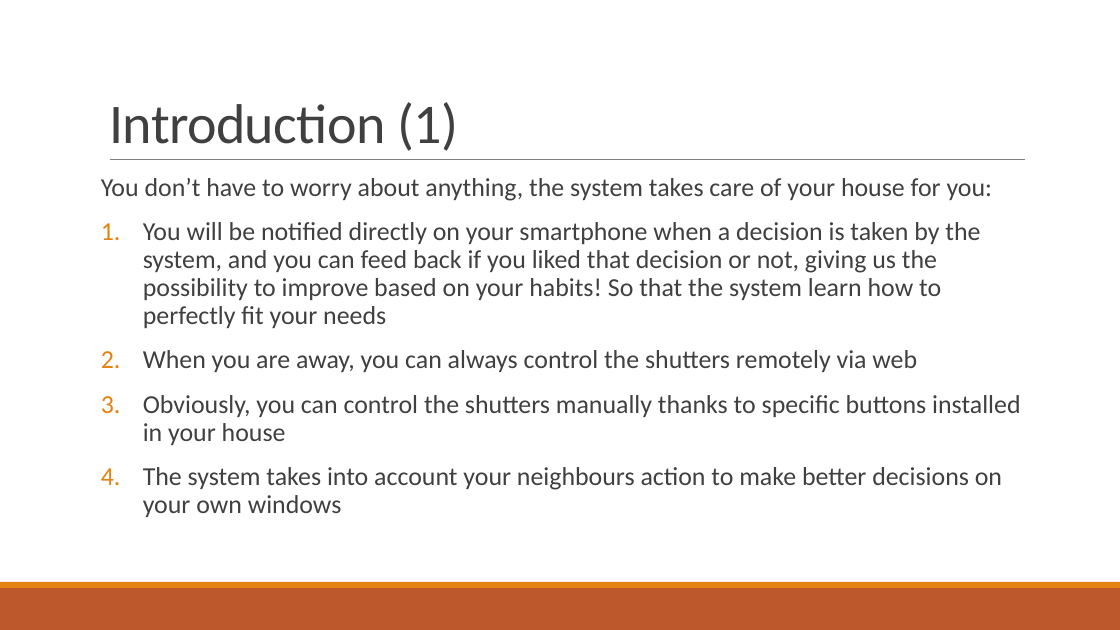
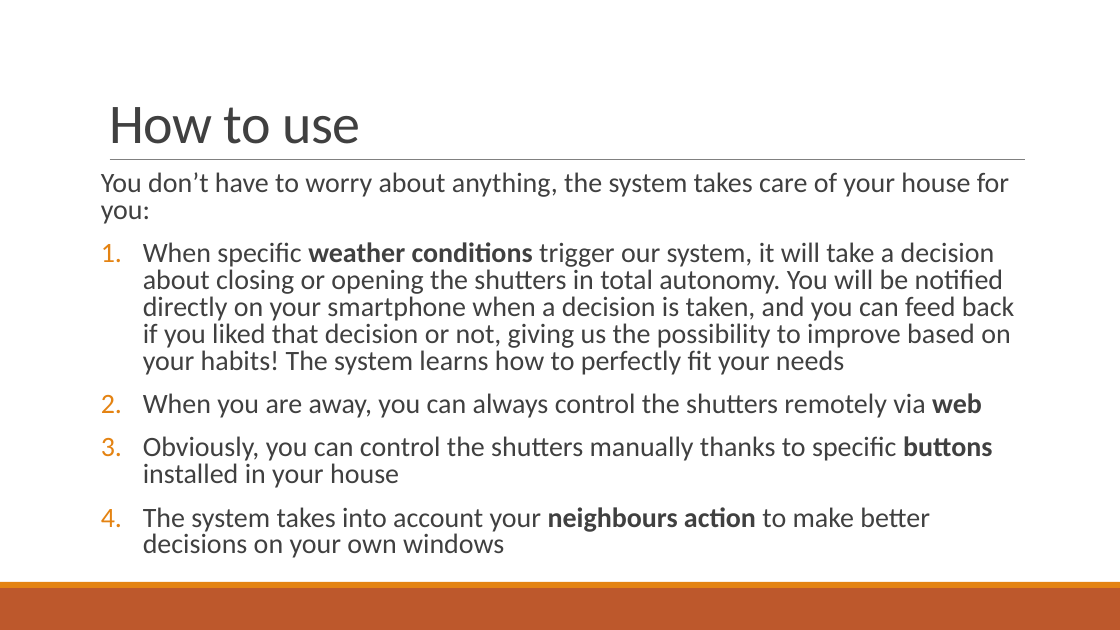
Before and after one commit to francescobaraldi/smart-neighborhood, a slide deck: slide 4 of Smart Neighborhood.pptx. Drawn at 1120x630 pixels with LibreOffice and Linux fonts; fonts in the diff are those of the drawing. Boxes give left, top, right and bottom in pixels: in the first picture for what was removed or moved away, otherwise in the second. Text is boxed around its words. In the diff, an @@ line names an element or a change of style, - is before the commit and + after.

```diff
--- a/Smart Neighborhood.pptx
+++ b/Smart Neighborhood.pptx
@@ title at [109,107,360,144]: text changed @@
-Introduction (1)
+How to use
@@ text at [101,172,1009,558]: size 22.2 to 24 pt in "You don’t have to worry about anything, ...", "When you are away, you can always ...", "Obviously, you can control the shutters manually ...", "The system takes into account your neighbours ..."; bold on in "web", "buttons", "neighbours action"; line spacing 0.9 to 0.8 @@
@@ text at [143,242,1015,375]: text changed; size 22.2 to 24 pt @@
-1. You will be notified directly on your smartphone when a decision is taken by the system, and you can feed back if you liked that decision or not, giving us the possibility to improve based on your habits! So that the system learn how to perfectly fit your needs
+1. When specific weather conditions trigger our system, it will take a decision about closing or opening the shutters in total autonomy. You will be notified directly on your smartphone when a decision is taken, and you can feed back if you liked that decision or not, giving us the possibility to improve based on your habits! The system learns how to perfectly fit your needs
```
Also in this commit, not shown: 6 other slides changed, 14 slides added, 1 slide removed.
